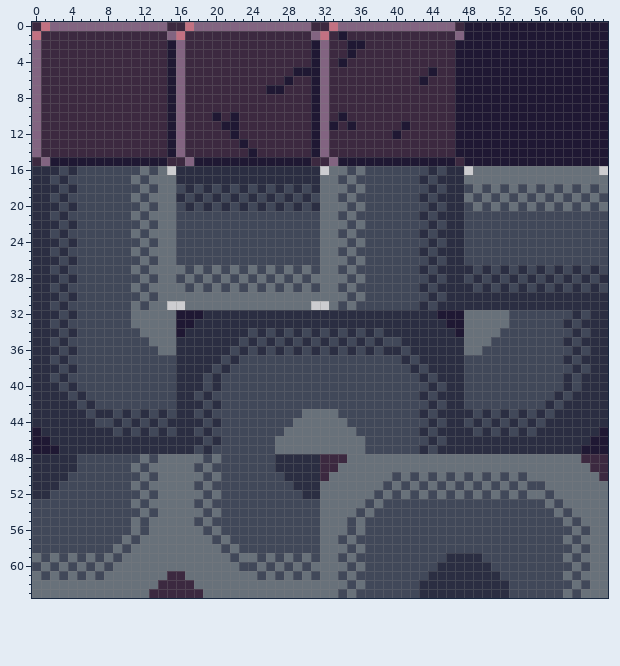
Pixel-art sprite: assets/levels/tiles/tiles.png. Above is the file before it was changed.
The file is 64x64 pixels.
New version:
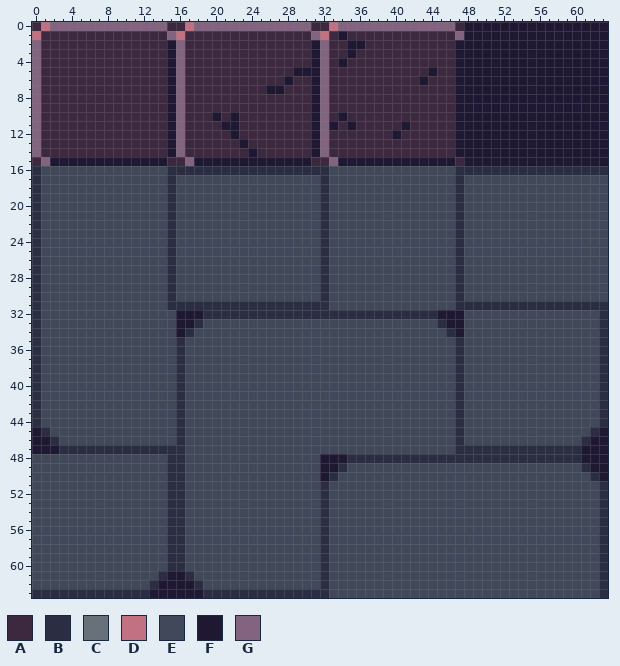
Palette (. is transparent): A #3c2940  B #2b2e42  C #68717a  D #c27182  E #414859  F #1f1833  G #826481
From old to new:
Changed rows in their new state; - is an unchanged pixel.
first column x 0:
16 -EE-E-------E-EB----------------BEE-E-------E-E-BBBBBBBBBBBBBBBB
17 -E-E-------E-EEBEEEEEEEEEEEEEEEEBE-E-------E-EE-EEEEEEEEEEEEEEEE
18 -EE-E-------E-EB-E-E-E-E-E-E-E-EBEE-E-------E-E--E-E-E-E-E-E-E-E
19 -E-E-------E-EEBE-E-E-E-E-E-E-E-BE-E-------E-EE-E-E-E-E-E-E-E-E-
20 -EE-E-------E-EB-E-E-E-E-E-E-E-EBEE-E-------E-E--E-E-E-E-E-E-E-E
21 -E-E-------E-EEB----------------BE-E-------E-EE-----------------
22 -EE-E-------E-EB----------------BEE-E-------E-E-----------------
23 -E-E-------E-EEB----------------BE-E-------E-EE-----------------
24 -EE-E-------E-EB----------------BEE-E-------E-E-----------------
25 -E-E-------E-EEB----------------BE-E-------E-EE-----------------
26 -EE-E-------E-EB----------------BEE-E-------E-E-----------------
27 -E-E-------E-EEBE-E-E-E-E-E-E-E-BE-E-------E-EE-E-E-E-E-E-E-E-E-
28 -EE-E-------E-EB-E-E-E-E-E-E-E-EBEE-E-------E-E--E-E-E-E-E-E-E-E
29 -E-E-------E-EEBE-E-E-E-E-E-E-E-BE-E-------E-EE-E-E-E-E-E-E-E-E-
30 -EE-E-------E-EBEEEEEEEEEEEEEEEEBEE-E-------E-E-EEEEEEEEEEEEEEEE
31 -E-E-------E-EEBBBBBBBBBBBBBBBBBBE-E-------E-EE-----------------
32 -EE-E------EEEEE--------------------------------EEEEE-------E-E-
33 -E-E-------EEEEE---EEEEEEEEEEEEEEEEEEEEEEEEEE---EEEEE------E-EE-
34 -EE-E-------EEEE--EEEEEE-E-E-E-E-E-E-E-EEEEEEE--EEEE--------E-E-
35 -E-E---------EEE-EEEEEE-E-E-E-E-E-E-E-E--EEEEEE-EEE--------E-EE-
36 -EE-E---------EE-EEEEE-E-E-E-E-E-E-E-E-EE-EEEEE-EE----------E-E-
37 -E-E-------------EEEE-E------------------E-EEEE------------E-EE-
38 -EE-E------------EEE-E--------------------E-EEE-------------E-E-
39 -E-E-------------EE-E----------------------E-EE------------E-EE-
40 -EE-E------------EE-E-----------------------E-E------------E-EE-
41 -EEE-E-----------E-E-----------------------E-EE-----------E-EEE-
42 -EEEE-E----------EE-E-----------------------E-E----------E-EEEE-
43 -EEEEE-EE-E-E-E--E-E----------EEEE---------E-EE-E-E-E-E-E-EEEEE-
44 -EEEEEE--E-E-E-E-EE-E--------EEEEEE---------E-E--E-E-E-E-EEEEEE-
45 --EEEEEEE-E-E-E--E-E--------EEEEEEEE-------E-EE-E-E-E-E-EEEEEE--
46 ---EEEEEEEEEEEEE-EE-E------EEEEEEEEEE-------E-E-EEEEEEEEEEEEE---
47 -----------------E-E-------EEEEEEEEEE------E-EE-----------------
48 EEEEE-------E-EBBEE-E------EEEEEFFFBBBBBBBBBBBBBBBBBBBBBBBBBBFFF
49 EEEEE------E-EEBBE-E-------EEEEEFFBEEEEEEEEEEEEEEEEEEEEEEEEEEBFF
50 EEEE--------E-EBBEE-E-------EEEEFBEEEEEE-E-E-E-E-E-E-E-EEEEEEEBF
51 EEE--------E-EEBBE-E---------EEEBEEEEEE-E-E-E-E-E-E-E-E--EEEEEEB
52 EE----------E-EBBEE-E---------EEBEEEEE-E-E-E-E-E-E-E-E-EE-EEEEEB
53 -----------E-EEBBE-E------------BEEEE-E------------------E-EEEEB
54 ------------E-EBBEE-E-----------BEEE-E--------------------E-EEEB
55 -----------E-EEBBE-E------------BEE-E----------------------E-EEB
56 -----------E-EEBBEE-E-----------BEE-E-----------------------E-EB
57 ----------E-EEEBBEEE-E----------BE-E-----------------------E-EEB
58 ---------E-EEEEBBEEEE-E---------BEE-E-----------------------E-EB
59 E-E-E-E-E-EEEEEBBEEEEE-EE-E-E-E-BE-E----------EEEE---------E-EEB
60 -E-E-E-E-EEEEEEBBEEEEEE--E-E-E-EBEE-E--------EEEEEE---------E-EB
61 E-E-E-E-EEEEEEBFFBEEEEEEE-E-E-E-BE-E--------EEEEEEEE-------E-EEB
62 EEEEEEEEEEEEEBFFFFBEEEEEEEEEEEEEBEE-E------EEEEEEEEEE-------E-EB
63 BBBBBBBBBBBBBFFFFFFBBBBBBBBBBBBBBE-E-------EEEEEEEEEE------E-EEB
